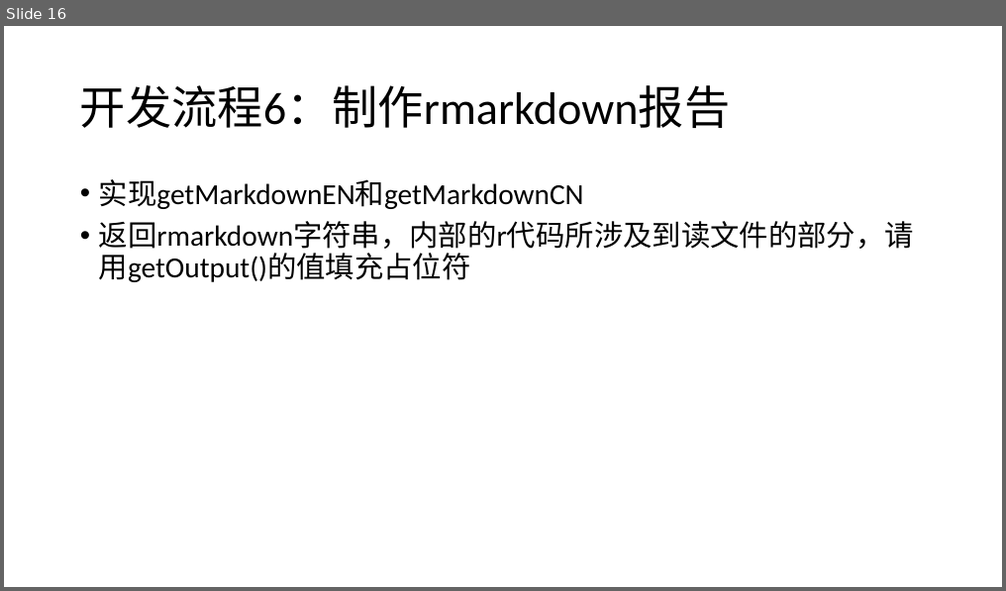
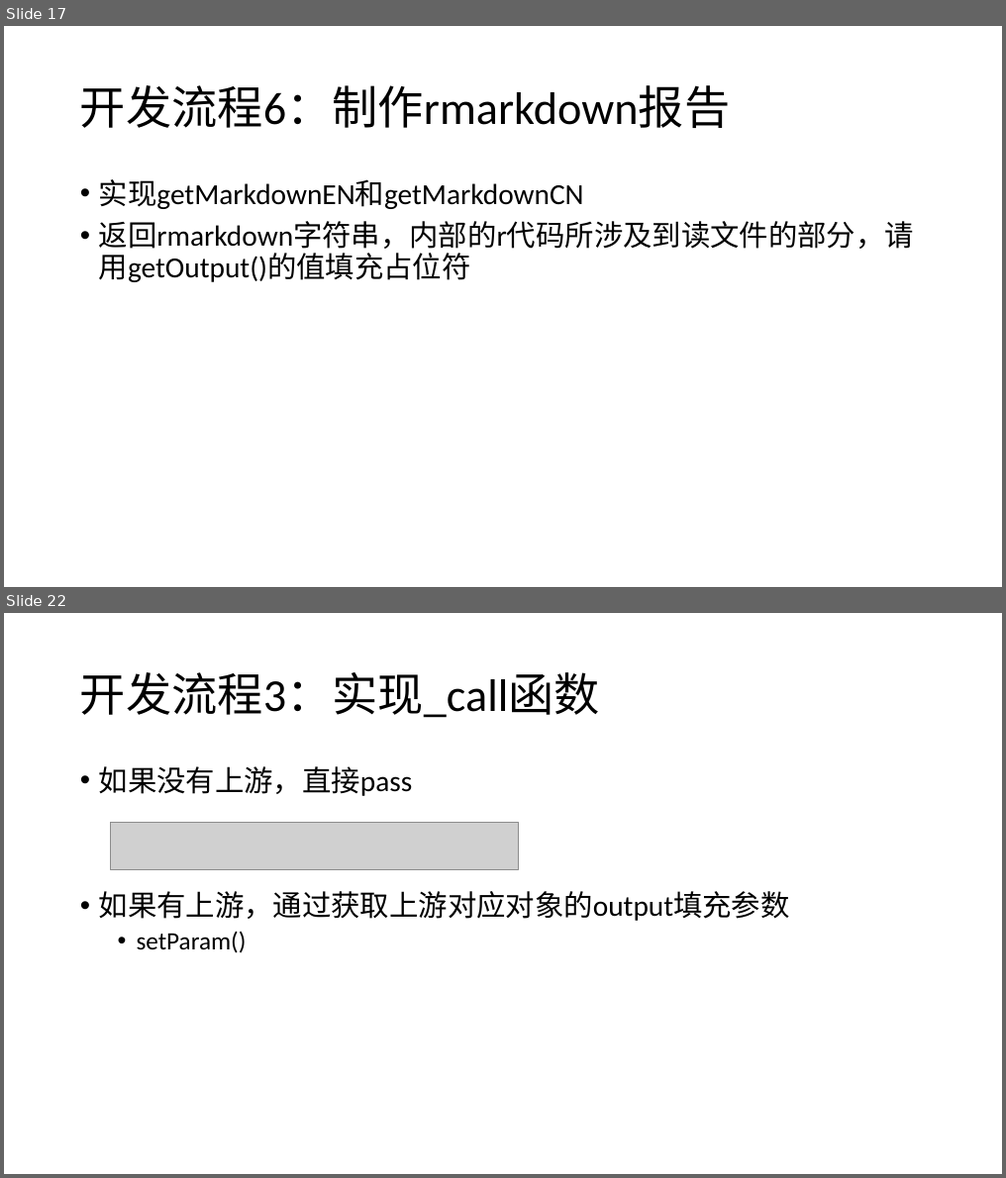
Before and after one commit to chansigit/HCAChina-Doc, a slide deck: 施工文档/开发文档/HCA-China Pipeline Framework 魏征.pptx. Shown one above the other, each under a label of ours: slide 16 before the commit, slides 17 and 22 after it; the slides between them are not shown. The pictures are 1006x591 and 1006x1178 pixels, drawn with LibreOffice and Linux fonts; fonts in the diff are those of the drawing; grey boxes stand for pictures. Boxes give left, top, right and bottom in pixels: in the first picture for what was removed or moved away, otherwise in the second. Text is boxed around its words. In the diff, an @@ line names an element or a change of style, - is before the commit and + after.

Commit message:
更新Configure基因组相关配置方法，更新Flow流程支持

```diff
--- a/施工文档/开发文档/HCA-China Pipeline Framework 魏征.pptx
+++ b/施工文档/开发文档/HCA-China Pipeline Framework 魏征.pptx
@@ slide 22 added at bbox=[4, 613, 1002, 1174], background #FFFFFF @@
@@ title added at bbox=[80, 672, 600, 718], 44 pt, text #000000 @@
+开发流程3：实现_call函数
@@ text added at bbox=[99, 766, 790, 954], 28 pt, text #000000 @@
+• 如果没有上游，直接pass
+• 如果有上游，通过获取上游对应对象的output填充参数
+  • setParam()
@@ picture added at bbox=[111, 823, 519, 870] @@
@@ what was slide 16 is now slide 17 @@
```
Also in this commit, not shown: 1 slide changed, 8 other slides added.
